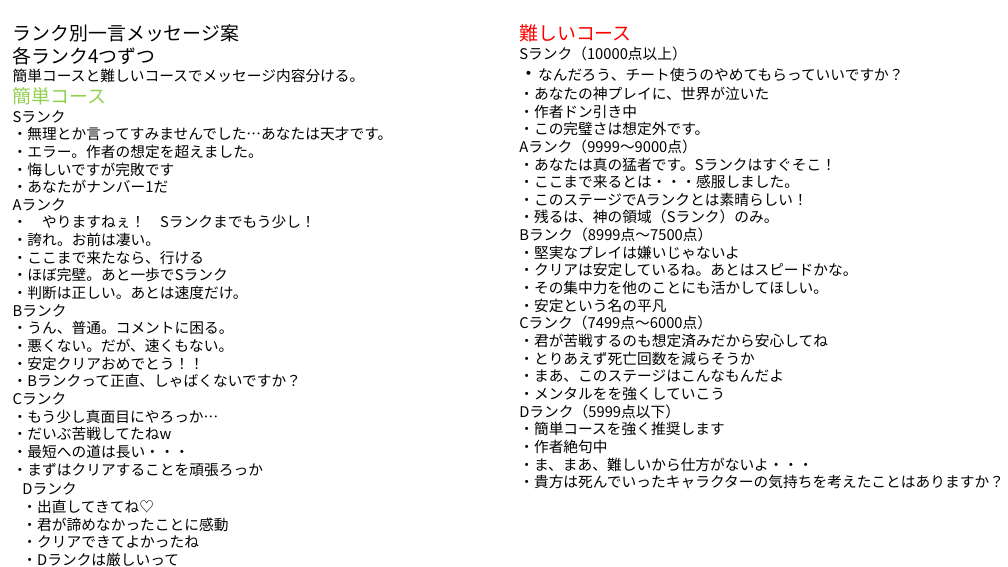
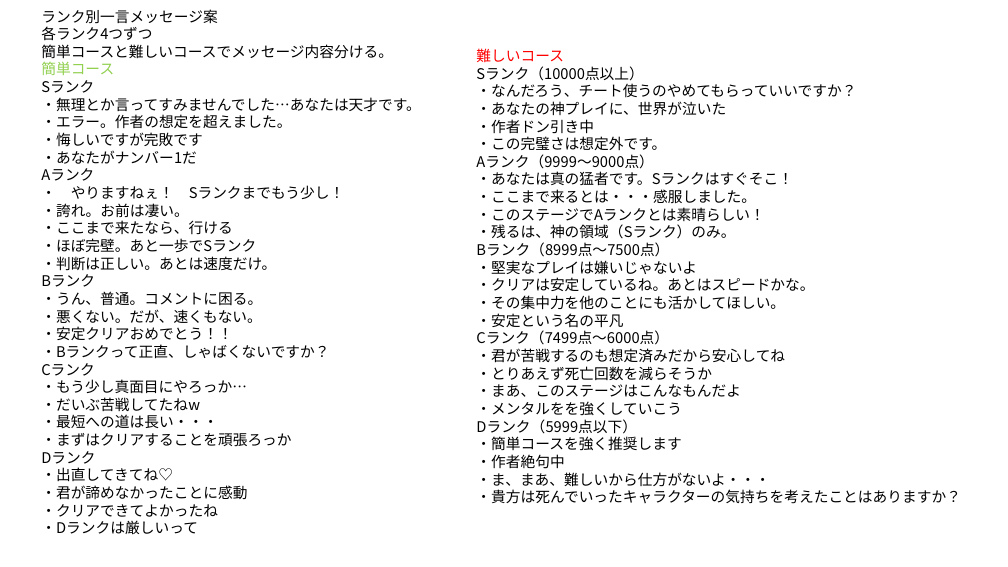
Before and after one commit to Cucumberrole/OmaenihaMuri_C2, a slide deck: slide 10 of Document/新規トラップ案 12.pptx. Drawn at 1008x567 pixels with LibreOffice and Linux fonts; fonts in the diff are those of the drawing. Boxes give left, top, right and bottom in pixels: in the first picture for what was removed or moved away, otherwise in the second. Text is boxed around its words. In the diff, an @@ line names an element or a change of style, - is before the commit and + after.

Commit message:
ゲームクリア画面を修正しました。

```diff
--- a/Document/新規トラップ案 12.pptx
+++ b/Document/新規トラップ案 12.pptx
@@ text "ランク別一言メッセージ案": place and size @@
-text "ランク別一言メッセージ案" at (13, 24, 393, 477)
+text "ランク別一言メッセージ案" at (41, 9, 421, 535)
@@ text at (41, 9, 217, 75): size 18 to 14 pt in "ランク別一言メッセージ案", "各ランク4つずつ", "簡単コース" @@
@@ text "難しいコース": place and size @@
-text "難しいコース" at (519, 24, 1004, 489)
+text "難しいコース" at (476, 48, 961, 504)
@@ text at (476, 48, 856, 98): size 18 to 14 pt in "難しいコース", "・なんだろう、チート使うのやめてもらっていいですか？" @@
@@ text at (41, 451, 247, 535): paragraphs added @@
+Dランク
+・出直してきてね♡
+・君が諦めなかったことに感動
+・クリアできてよかったね
+・Dランクは厳しいって
@@ text removed at (22, 482, 228, 567) @@
-Dランク
-・出直してきてね♡
-・君が諦めなかったことに感動
-・クリアできてよかったね
-・Dランクは厳しいって
```
Also in this commit, not shown: 1 other slide changed, 5 other files.
